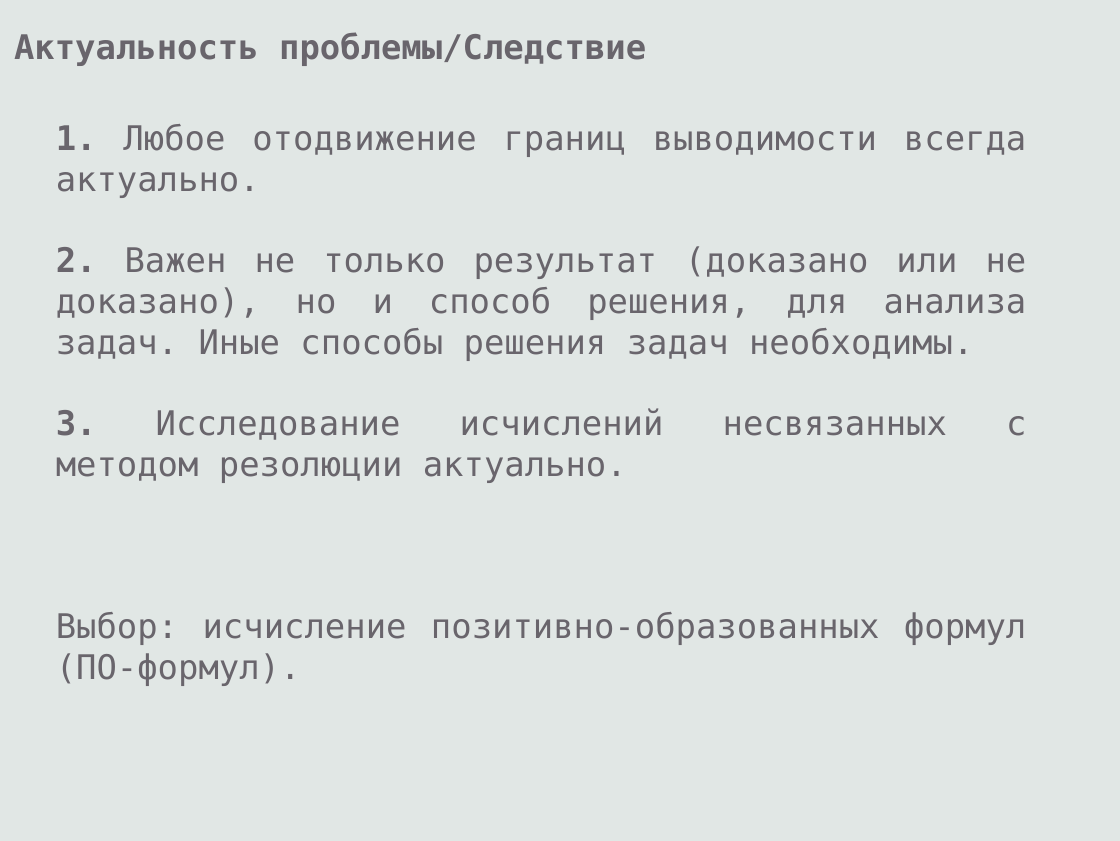
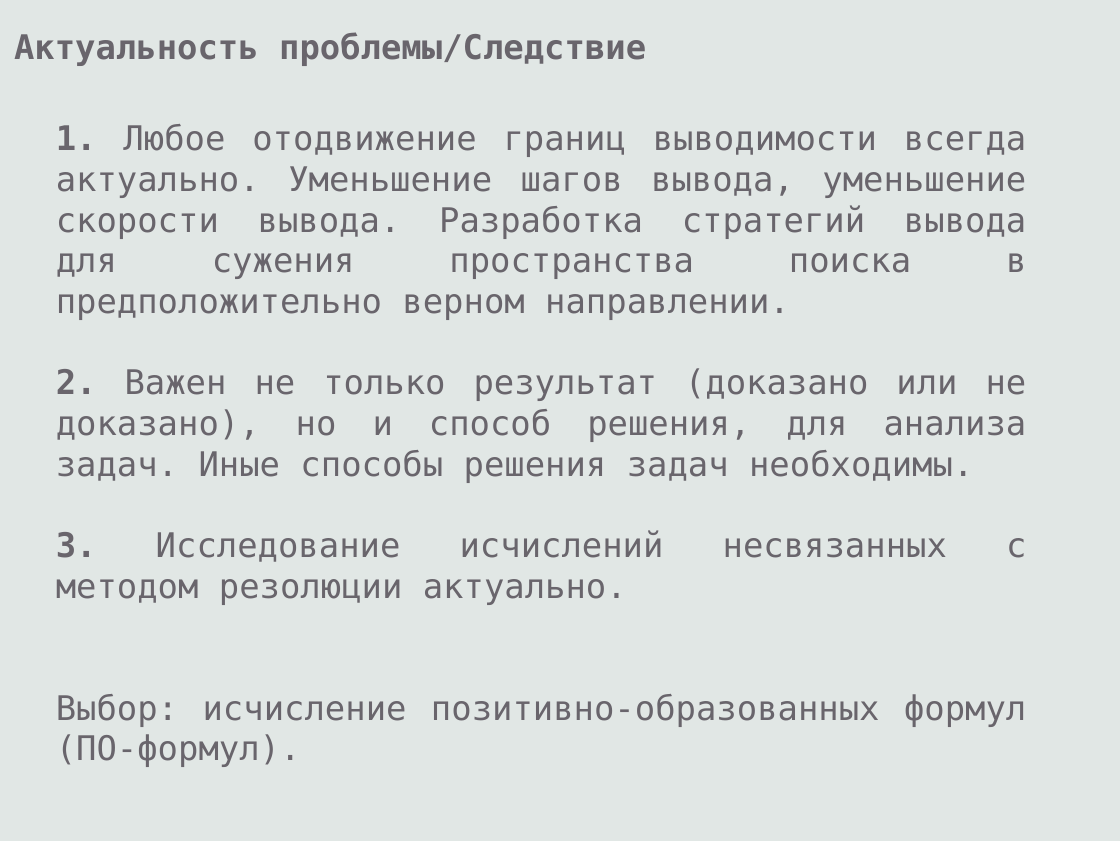
Before and after one commit to eugeneai/prisnif, a slide deck: slide 4 of brick/pres/pacman.odp. Drawn at 1120x841 pixels with LibreOffice and Linux fonts; fonts in the diff are those of the drawing. Boxes give left, top, right and bottom in pixels: in the first picture for what was removed or moved away, otherwise in the second. Text is boxed around its words. In the diff, an @@ line names an element or a change of style, - is before the commit and + after.

```diff
--- a/brick/pres/pacman.odp
+++ b/brick/pres/pacman.odp
@@ text at [56, 124, 1026, 320]: text changed @@
-1. Любое отодвижение границ выводимости всегда актуально.
+1. Любое отодвижение границ выводимости всегда актуально. Уменьшение шагов вывода, уменьшение скорости вывода. Разработка стратегий вывода для сужения пространства поиска в предположительно верном направлении.
```
Also in this commit, not shown: 2 other slides changed, 3 other files.
